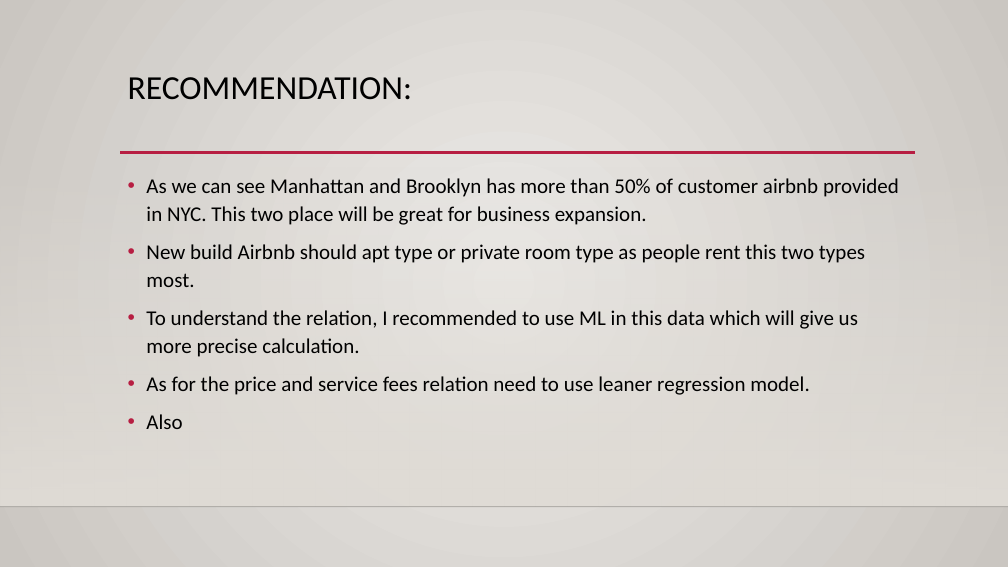
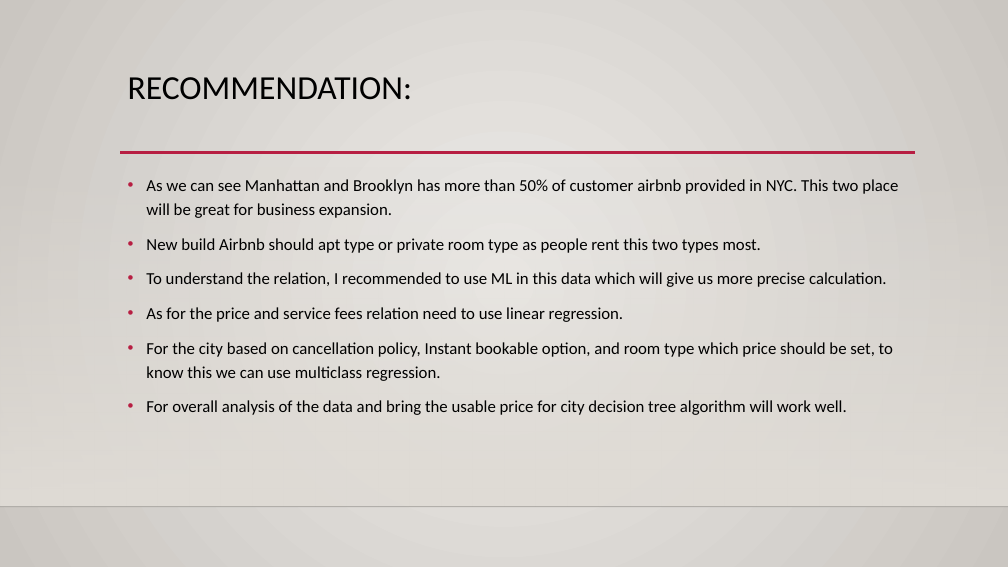
Before and after one commit to AN-SAFAWAT/Air-BNB-DATA-processing, a slide deck: slide 19 of EDA Presentation and proposed modeling technique.pptx. Drawn at 1008x567 pixels with LibreOffice and Linux fonts; fonts in the diff are those of the drawing; background and template pictures are left out. Boxes give left, top, right and bottom in pixels: in the first picture for what was removed or moved away, otherwise in the second. Text is boxed around its words. In the diff, an @@ line names an element or a change of style, - is before the commit and + after.

```diff
--- a/EDA Presentation and proposed modeling technique.pptx
+++ b/EDA Presentation and proposed modeling technique.pptx
@@ text at [146,179,898,287]: size 20 to 16 pt in "As we can see Manhattan and Brooklyn ...", "New build Airbnb should apt type or ...", "To understand the relation, I recommended to ..."; line spacing 1.1 to 1.2 @@
@@ text at [146,307,893,415]: text changed; size 20 to 16 pt @@
-• As for the price and service fees relation need to use leaner regression model.
-• Also
+• As for the price and service fees relation need to use linear regression.
+• For the city based on cancellation policy, Instant bookable option, and room type which price should be set, to know this we can use multiclass regression.
+• For overall analysis of the data and bring the usable price for city decision tree algorithm will work well.
```
